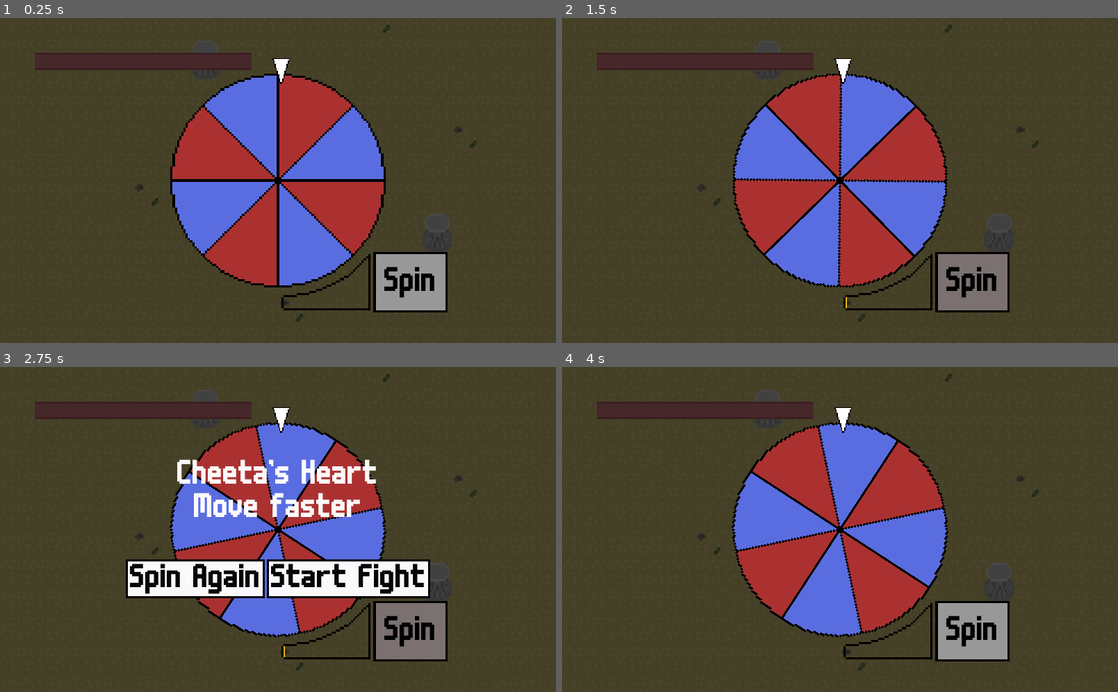
Above: before the commit, frames 1-4 (two rows, left to right).
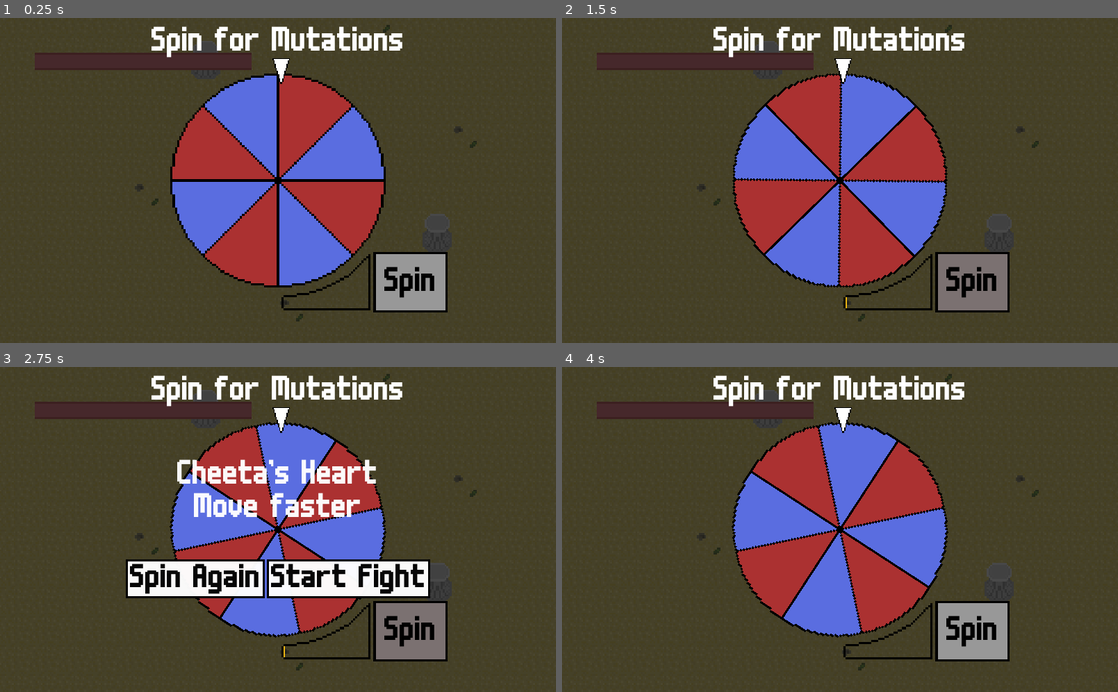
Above: after the commit, the same moments.

Repository: ectucker1/ksufalljam2020
Game: Godot game, scene res://Arena/Arena.tscn
Same seed, same stepped clock (60 frames per second), same inputs: the game is played once before the commit and once after it. The engine's default icon, where the game draws it, is replaced by a stand-in: a white triangle on a blue panel in a dark square.
Inputs (mouse positions are in pixels of both pictures, inside the frame that each line leads up to):
- Up to frame 1 (0.25 s): no input
- Up to frame 2 (1.5 s): click "Spin" at 0.5 s; move the mouse to (962, 164) at 1.27 s; press the mouse at (962, 164) at 1.28 s; hold D (move_right) from 1.28 s (still down)
- Up to frame 3 (2.75 s): move the mouse to (166, 545) at 2.02 s; release D (move_right) at 2.03 s; release the mouse at (166, 545) at 2.03 s; hold S (move_down) from 2.03 s (still down); right-click (166, 545) at 2.1 s
- Up to frame 4 (4 s): release S (move_down) at 2.75 s; click "Spin Again" at 2.75 s; move the mouse to (895, 458) at 3.52 s; press the mouse at (895, 458) at 3.53 s; hold D (move_right) from 3.53 s (still down)

The runs differ from the first frame. In frame 1, 1.6% of the frame differs, in the area x 27-73%, y 2-13%; in frame 2, 1.6%; in frame 3, 1.6%; in frame 4, 1.6%.

Commit message:
Added some explanation on the mutation screen

Diff:
--- a/Arena/Arena.gd
+++ b/Arena/Arena.gd
@@ -38,3 +38,5 @@
 func on_enemy_died():
 	if get_tree().get_nodes_in_group("enemies").size() == 0:
 		$WheelLayer/Wheel.show_screen()
+		if $Player.status.health < 70:
+			$Player.status.health = 70
--- a/player/player.gd
+++ b/player/player.gd
@@ -41,8 +41,7 @@
 
 # Called every frame. 'delta' is the elapsed time since the previous frame.
 func _process(delta):
-	if not enabled and not get_parent().get_node("WheelLayer/Wheel").visible:
-		enabled = true
+	enabled = not get_parent().get_node("WheelLayer/Wheel").visible
 
 	if enabled:
 		# Call processing method on each mutation
--- a/wheel/Wheel.gd
+++ b/wheel/Wheel.gd
@@ -54,6 +54,7 @@
 
 
 func show_screen():
+	$Title.text = "Round Finished: Continue your Mutation"
 	$Gauge.clear()
 	$Anim.play("appear")
 
--- a/wheel/WheelScreen.tscn
+++ b/wheel/WheelScreen.tscn
@@ -439,6 +439,20 @@
 custom_colors/font_color_hover = Color( 0, 0, 0, 1 )
 enabled_focus_mode = 0
 text = "Start Fight"
+
+[node name="Title" type="Label" parent="."]
+anchor_right = 1.0
+anchor_bottom = 1.0
+margin_top = 16.0
+margin_right = 1024.0
+margin_bottom = 72.0
+rect_min_size = Vector2( 1024, 0 )
+custom_fonts/font = ExtResource( 12 )
+text = "Spin for Mutations"
+align = 1
+__meta__ = {
+"_edit_use_anchors_": false
+}
 [connection signal="gauge_released" from="Gauge" to="." method="_on_Gauge_gauge_released"]
 [connection signal="button_down" from="Gauge/Button" to="Gauge" method="_on_Button_button_down"]
 [connection signal="button_up" from="Gauge/Button" to="Gauge" method="_on_Button_button_up"]
